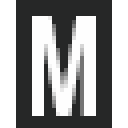
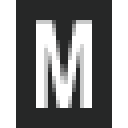
Layers edited between the first and the second 128 × 128 image:
hid "M", painted on it over [32, 16, 96, 116]
painted on "Layer 0", masked it over [32, 16, 96, 116]
